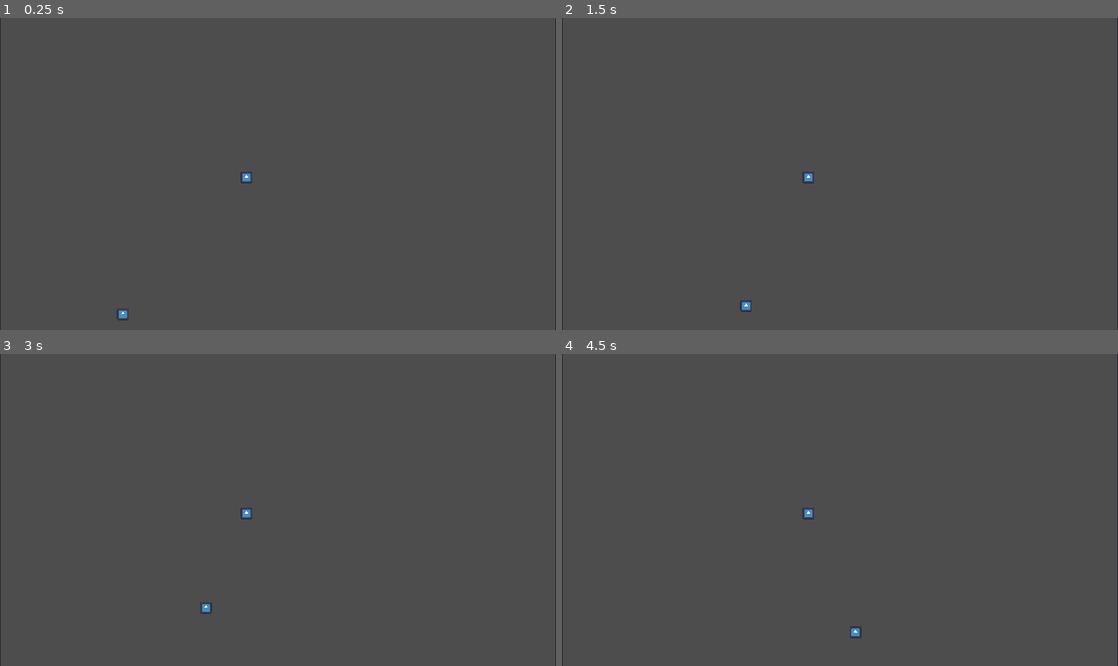
Above: before the commit, frames 1-4 (two rows, left to right).
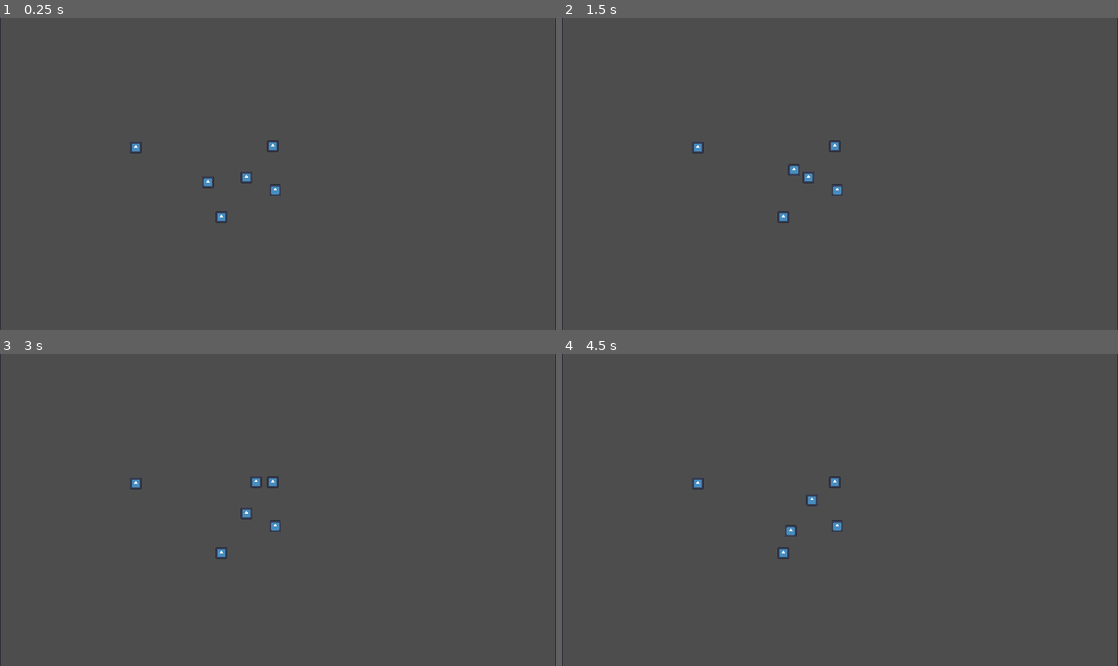
Above: after the commit, the same moments.

Repository: Clement-Quach/queensgamejam
Game: Godot game, scene res://scenes/collider.tscn
Two runs of this game, one before a commit and one after it. Both use one fixed random seed, a clock stepped at 60 frames per second and the inputs below. The engine's default icon, where the game draws it, is replaced by a stand-in: a white triangle on a blue panel in a dark square.
Inputs (mouse positions are in pixels of both pictures, inside the frame that each line leads up to):
- Up to frame 1 (0.25 s): no input
- Up to frame 2 (1.5 s): tap Enter (ui_accept) at 0.5, 0.77, 1.25 s; move the mouse to (962, 158) at 0.52 s; press the mouse at (962, 158) at 0.53 s; hold Right (ui_right) from 0.53 s (still down); move the mouse to (728, 189) at 1.27 s; release the mouse at (728, 189) at 1.28 s; click (728, 189) at 1.35 s
- Up to frame 3 (3 s): tap Enter (ui_accept) at 1.52, 2, 2.75 s; move the mouse to (333, 441) at 2.02 s; release Right (ui_right) at 2.03 s; press the mouse at (333, 441) at 2.03 s; hold Left (ui_left) 2.03-2.78 s; move the mouse to (250, 572) at 2.77 s; release the mouse at (250, 572) at 2.78 s; hold Right (ui_right) from 2.78 s (still down); click (250, 572) at 2.85 s
- Up to frame 4 (4.5 s): tap Enter (ui_accept) at 3.02, 3.5, 3.77, 4.25 s; move the mouse to (1006, 556) at 3.52 s; press the mouse at (1006, 556) at 3.53 s; move the mouse to (673, 463) at 4.27 s; release Right (ui_right) at 4.28 s; release the mouse at (673, 463) at 4.28 s; hold Left (ui_left) from 4.28 s (still down); click (673, 463) at 4.35 s

The runs differ from the first frame. In frame 1, 0.3% of the frame differs, in the area x 21-51%, y 39-97%; in frame 2, 0.3%; in frame 3, 0.3%; in frame 4, 0.4%, in the area x 23-54%, y 39-92%.

Commit message:
fixed momentum conservation and added max's to slingshot

Diff:
--- a/queensgamejam/main_menu.tscn
+++ b/queensgamejam/main_menu.tscn
@@ -22,6 +22,7 @@
 
 [node name="play" type="Button" parent="."]
 show_behind_parent = true
+layout_mode = 0
 offset_left = 306.0
 offset_top = 225.0
 offset_right = 604.0
--- a/queensgamejam/particle_base.gd
+++ b/queensgamejam/particle_base.gd
@@ -1,12 +1,11 @@
 extends CharacterBody2D
 
-@export var friction: float
+@export var friction: float = 0.995
 @export var direction: Vector2
-@export var value: int = 1
-@export var SPEED: int = 3
+@export var mass: int = 1
+@export var SPEED: float = 3
 func _ready() -> void:
 	#direction = Vector2(randf_range(-1, 1), randf_range(-1, 1))
-
 	direction = Vector2.ZERO
 func _physics_process(delta: float) -> void:
 	if is_on_wall():
@@ -24,14 +23,26 @@
 	direction.x = direction.x * friction
 	direction.y = direction.y * friction
 
+func getMass() -> int:
+	return mass
 
-func _on_area_2d_area_entered(area: Area2D) -> void:
+func getDirection() -> Vector2:
+	return direction
+
+
+
+
+func _on_area_2d_area_shape_entered(area_rid: RID, area: Area2D, area_shape_index: int, local_shape_index: int) -> void:
+	print(name)
 	# Get the parent of the Area2D, which should be the other CharacterBody2D
 	var other_body = area.get_parent()
 
 	# Check if the parent is a CharacterBody2D
 	if other_body is CharacterBody2D:
+		print(other_body.name, " ", other_body.direction)
 		# Access the 'value' variable from the other CharacterBody2D
-		var other_value = other_body.direction
-		direction.x = (other_value.x +direction.x)/2
-		direction.y = (other_value.y + direction.y)/2
+		var otherDirection = other_body.getDirection()
+		var otherMass = other_body.getMass()
+		await get_tree().create_timer(0).timeout
+
+		direction = (((mass-otherMass)/(mass+otherMass)) * direction ) + (( 2*otherMass)/(mass+otherMass))*otherDirection
--- a/queensgamejam/scenes/collider.tscn
+++ b/queensgamejam/scenes/collider.tscn
@@ -23,11 +23,28 @@
 scale = Vector2(1, 10)
 
 [node name="player" parent="." instance=ExtResource("2_1udnh")]
-position = Vector2(201, 485)
-friction = 0.995
+position = Vector2(340, 269)
+collision_layer = 1
+mass = 2
 
 [node name="CharacterBody2D" parent="." instance=ExtResource("2_1udnh")]
 position = Vector2(403, 261)
-friction = 0.995
+collision_layer = 1
 
 [node name="Line2D" parent="." instance=ExtResource("3_qhxu8")]
+
+[node name="CharacterBody2D2" parent="." instance=ExtResource("2_1udnh")]
+position = Vector2(450, 282)
+collision_layer = 1
+
+[node name="CharacterBody2D3" parent="." instance=ExtResource("2_1udnh")]
+position = Vector2(446, 210)
+collision_layer = 1
+
+[node name="CharacterBody2D4" parent="." instance=ExtResource("2_1udnh")]
+position = Vector2(362, 326)
+collision_layer = 1
+
+[node name="CharacterBody2D5" parent="." instance=ExtResource("2_1udnh")]
+position = Vector2(222, 212)
+collision_layer = 1
--- a/queensgamejam/scenes/hydrogen.tscn
+++ b/queensgamejam/scenes/hydrogen.tscn
@@ -1,17 +1,24 @@
-[gd_scene load_steps=3 format=3 uid="uid://bqljjh47t4yin"]
+[gd_scene load_steps=4 format=3 uid="uid://bqljjh47t4yin"]
 
 [ext_resource type="PackedScene" uid="uid://cmso3pdtylk4n" path="res://scenes/particleBase.tscn" id="1_3clr7"]
 
-[sub_resource type="RectangleShape2D" id="RectangleShape2D_2fi7n"]
-size = Vector2(18, 18)
+[sub_resource type="CircleShape2D" id="CircleShape2D_vs0lb"]
+radius = 15.0
+
+[sub_resource type="CircleShape2D" id="CircleShape2D_t72k3"]
 
 [node name="CharacterBody2D" instance=ExtResource("1_3clr7")]
-SPEED = 2
+
+[node name="CollisionShape2D" parent="Area2D" index="0"]
+position = Vector2(0, 0)
+shape = SubResource("CircleShape2D_vs0lb")
 
 [node name="Sprite2D" parent="." index="1"]
 scale = Vector2(0.15, 0.15)
 
 [node name="CollisionShape2D" parent="." index="2"]
-shape = SubResource("RectangleShape2D_2fi7n")
+position = Vector2(-0.5, 0)
+shape = SubResource("CircleShape2D_t72k3")
 
 [connection signal="area_entered" from="Area2D" to="." method="_on_area_2d_area_entered"]
+[connection signal="area_shape_entered" from="Area2D" to="." method="_on_area_2d_area_shape_entered"]
--- a/queensgamejam/scenes/particleBase.tscn
+++ b/queensgamejam/scenes/particleBase.tscn
@@ -1,20 +1,27 @@
-[gd_scene load_steps=4 format=3 uid="uid://cmso3pdtylk4n"]
+[gd_scene load_steps=5 format=3 uid="uid://cmso3pdtylk4n"]
 
 [ext_resource type="Texture2D" uid="uid://cfsn4q5ydiykh" path="res://icon.svg" id="1_6xyeb"]
 [ext_resource type="Script" path="res://particle_base.gd" id="1_e6bgh"]
 
 [sub_resource type="RectangleShape2D" id="RectangleShape2D_v1164"]
-size = Vector2(86, 101)
+size = Vector2(25, 24)
+
+[sub_resource type="RectangleShape2D" id="RectangleShape2D_6ohuk"]
+size = Vector2(24, 22)
 
 [node name="CharacterBody2D" type="CharacterBody2D"]
+collision_layer = 0
 script = ExtResource("1_e6bgh")
 
 [node name="Area2D" type="Area2D" parent="."]
 
 [node name="CollisionShape2D" type="CollisionShape2D" parent="Area2D"]
+position = Vector2(-0.5, 0)
 shape = SubResource("RectangleShape2D_v1164")
 
 [node name="Sprite2D" type="Sprite2D" parent="."]
+scale = Vector2(0.210938, 0.195313)
 texture = ExtResource("1_6xyeb")
 
 [node name="CollisionShape2D" type="CollisionShape2D" parent="."]
+shape = SubResource("RectangleShape2D_6ohuk")
--- a/queensgamejam/slingshot.gd
+++ b/queensgamejam/slingshot.gd
@@ -1,5 +1,5 @@
 extends Line2D
-
+@export var max = 100
 
 # Called when the node enters the scene tree for the first time.
 #might need to change this to an on ready function
@@ -22,7 +22,16 @@
 		points[1] = vecEnd
 	if Input.is_action_just_released("click"):
 		visible = false;
-		player.direction = ((vecStart  - vecEnd))
+		var dir = vecStart - vecEnd
+		if dir.x < 0 :
+			dir.x = max(-1*max,dir.x)
+		if dir.x >= 0 :
+			dir.x = min(max,dir.x)
+		if dir.y < 0 :
+			dir.y = max(-1*max,dir.y)
+		if dir.y >= 0 :
+			dir.y = min(max,dir.y)
+		player.direction = dir
 
 
 # Called every frame. 'delta' is the elapsed time since the previous frame.
Not shown: 1 places in queensgamejam/main_menu.tscn that only renumber resources
Not shown: 1 places in queensgamejam/scenes/collider.tscn that only renumber resources
